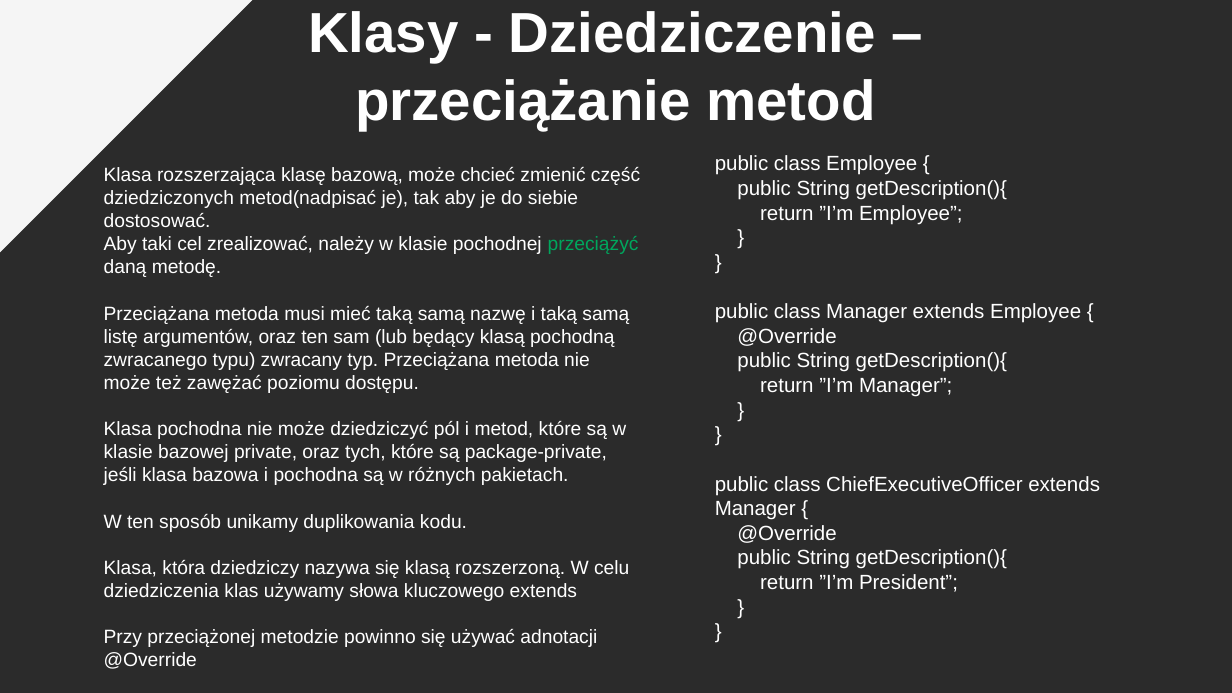
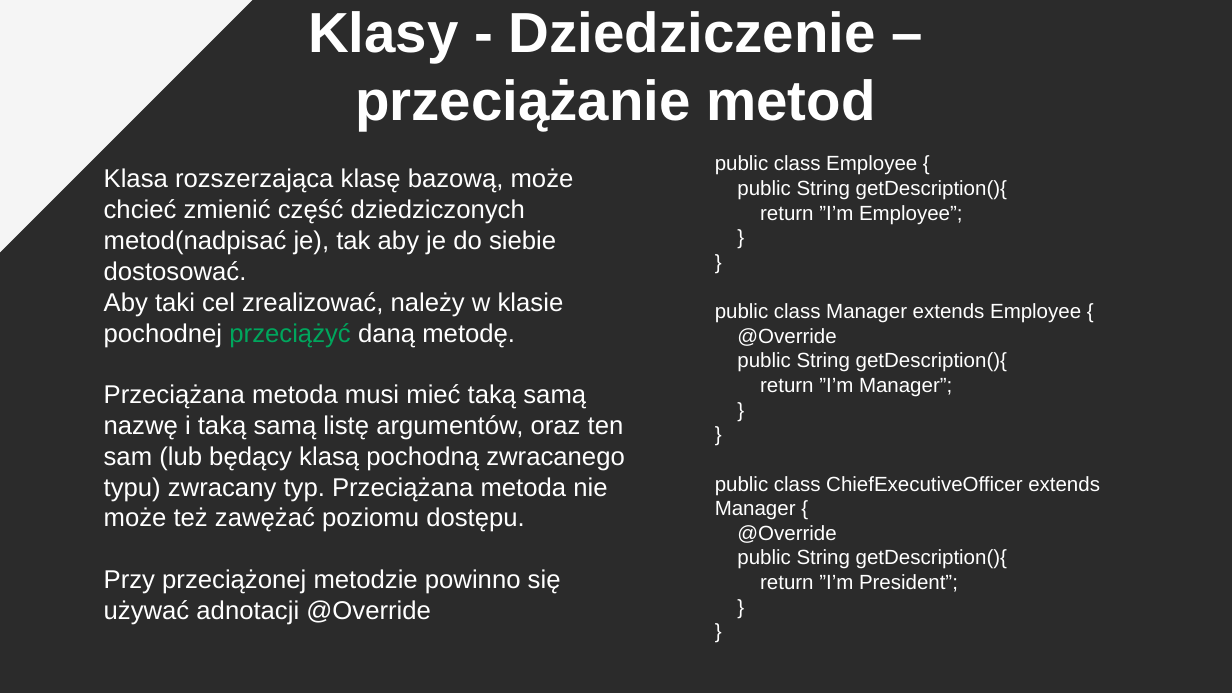
Before and after one commit to pkrajnik/WprowadzenieDoJava4Zajecia, a slide deck: slide 25 of WprowadzenieDoJezykaJAVA_4_zajecia_PiotrKrajnik.pptx. Drawn at 1232x693 pixels with LibreOffice and Linux fonts; fonts in the diff are those of the drawing; background and template pictures are left out; a plain dark background stands for a picture behind light text. Boxes give left, top, right and bottom in pixels: in the first picture for what was removed or moved away, otherwise in the second. Text is boxed around its words. In the diff, an @@ line names an element or a change of style, - is before the commit and + after.

```diff
--- a/WprowadzenieDoJezykaJAVA_4_zajecia_PiotrKrajnik.pptx
+++ b/WprowadzenieDoJezykaJAVA_4_zajecia_PiotrKrajnik.pptx
@@ text "Klasa rozszerzająca klasę bazową, może ..." at [104,168,625,625]: size 15 to 20 pt @@
@@ text at [104,421,629,601]: paragraphs removed @@
-Klasa pochodna nie może dziedziczyć pól i metod, które są w klasie bazowej private, oraz tych, które są package-private, jeśli klasa bazowa i pochodna są w różnych pakietach.
-W ten sposób unikamy duplikowania kodu.
-Klasa, która dziedziczy nazywa się klasą rozszerzoną. W celu dziedziczenia klas używamy słowa kluczowego extends
```
Also in this commit, not shown: 1 other slide changed, 1 other file.
